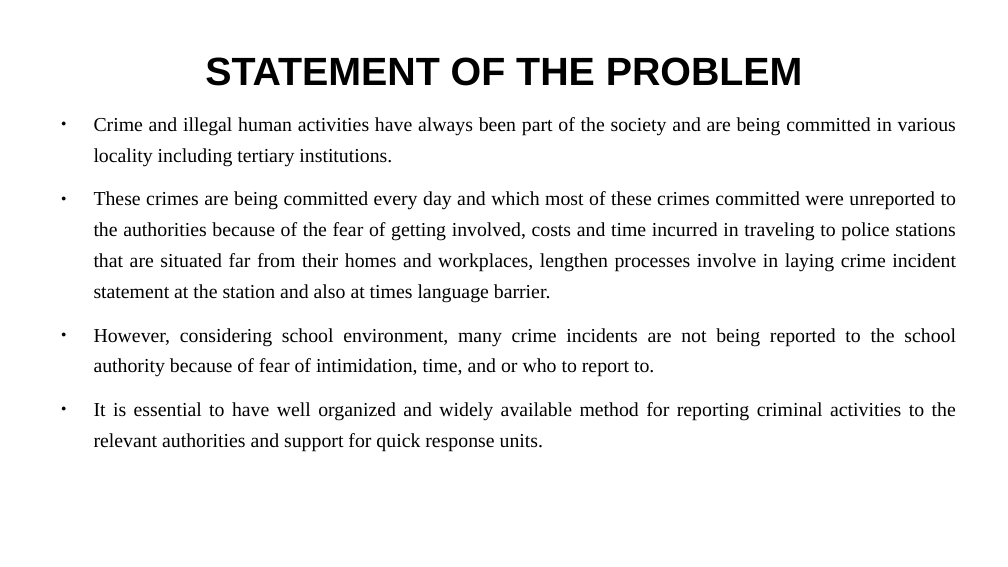
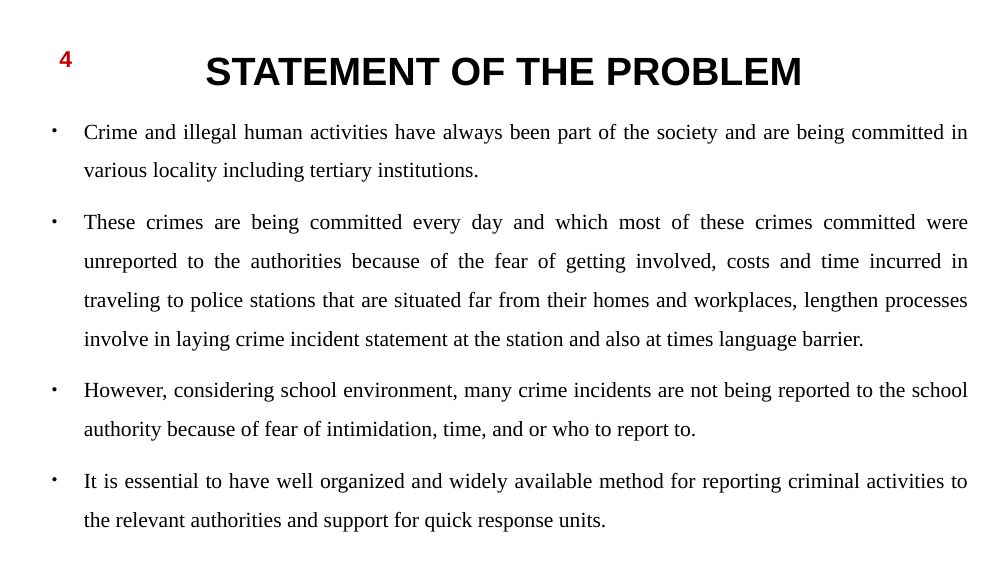
Before and after one commit to Jackieriel/crime-reporting-system, a slide deck: slide 5 of PAPER WORK/TESSY MAIN WORK/NOVEMBER/ETUKUDOH UNWANA THERESA CRIME SYSTEM.pptx. Drawn at 1008x567 pixels with LibreOffice and Linux fonts; fonts in the diff are those of the drawing; background and template pictures are left out. Boxes give left, top, right and bottom in pixels: in the first picture for what was removed or moved away, otherwise in the second. Text is boxed around its words. In the diff, an @@ line names an element or a change of style, - is before the commit and + after.

```diff
--- a/PAPER WORK/TESSY MAIN WORK/NOVEMBER/ETUKUDOH UNWANA THERESA CRIME SYSTEM.pptx
+++ b/PAPER WORK/TESSY MAIN WORK/NOVEMBER/ETUKUDOH UNWANA THERESA CRIME SYSTEM.pptx
@@ text added at <box>59,51,72,67</box>, 18 pt, text #C00000, bold @@
+4
@@ text "Crime and illegal human activities ...": place and size @@
-text "Crime and illegal human activities ..." at <box>94,117,956,452</box>
+text "Crime and illegal human activities ..." at <box>84,123,968,532</box>
@@ text "Crime and illegal human activities ..." at <box>84,123,968,532</box>: size 15.6 to 17 pt; line spacing 1.3 to 1.5 @@
```
Also in this commit, not shown: 11 other slides changed, 54 other files.
